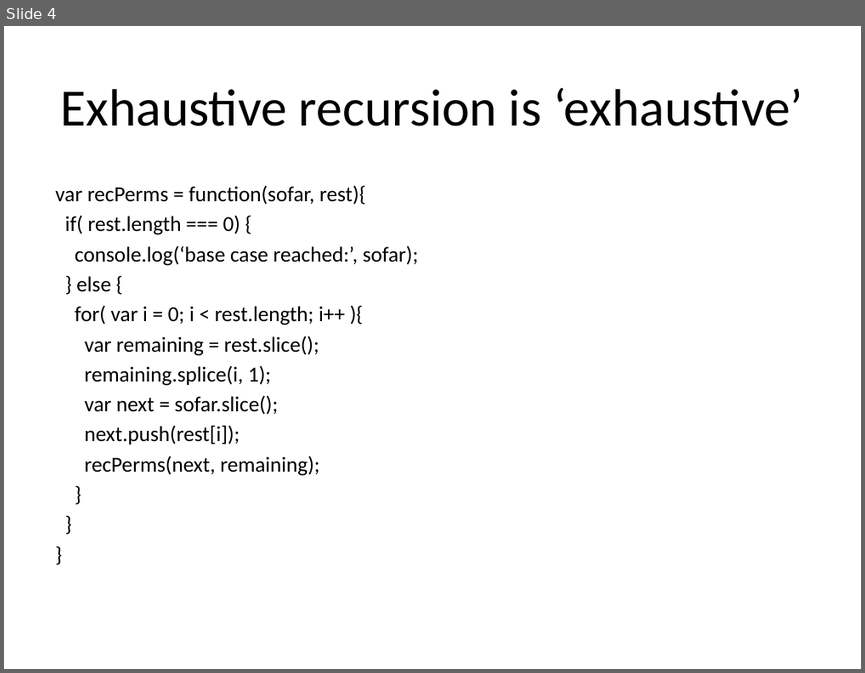
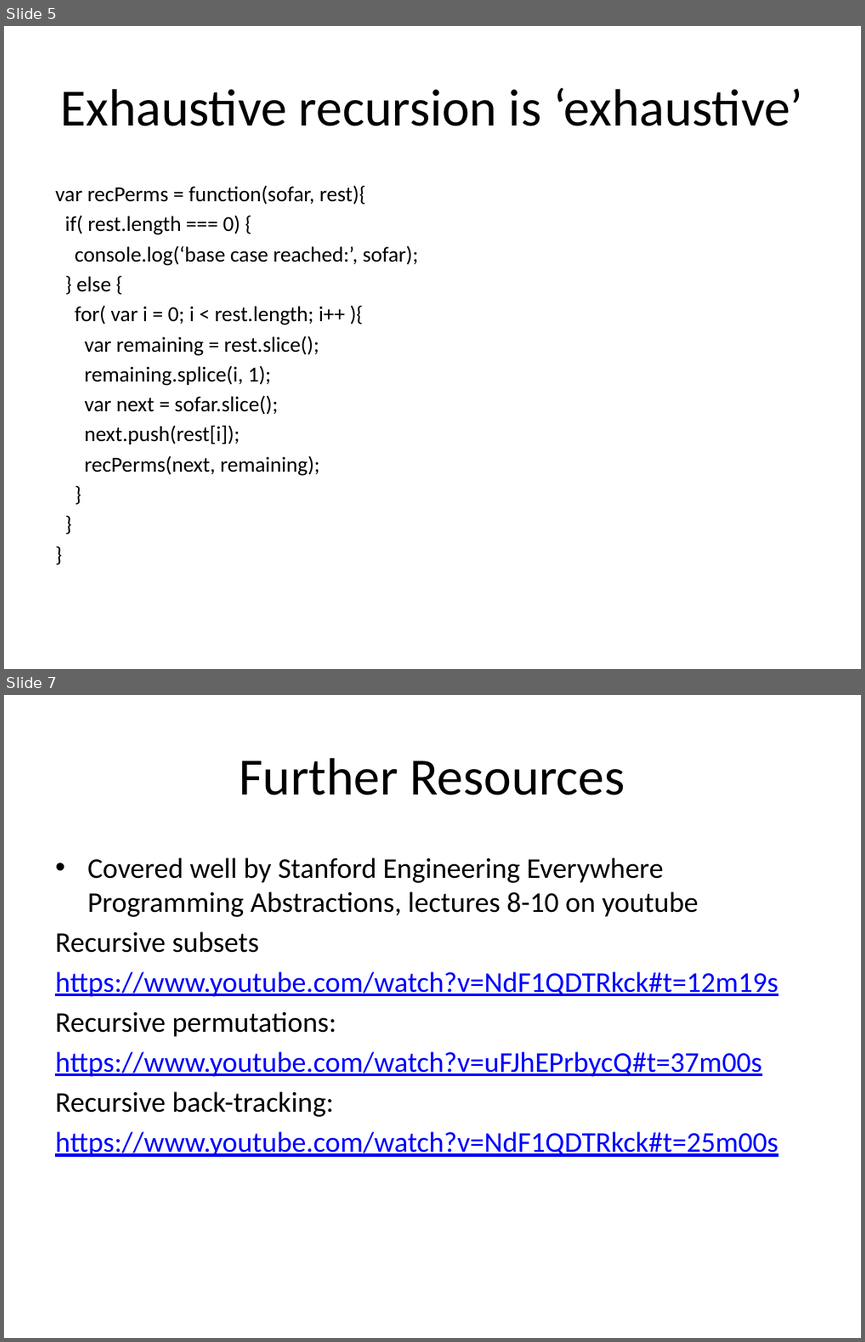
Before and after one commit to azavadil/az_recursion, a slide deck: recursivePatterns.pptx. Shown one above the other, each under a label of ours: slide 4 before the commit, slides 5 and 7 after it; the slides between them are not shown. The pictures are 865x673 and 865x1342 pixels, drawn with LibreOffice and Linux fonts; fonts in the diff are those of the drawing. Boxes give left, top, right and bottom in pixels: in the first picture for what was removed or moved away, otherwise in the second. Text is boxed around its words. In the diff, an @@ line names an element or a change of style, - is before the commit and + after.

```diff
--- a/recursivePatterns.pptx
+++ b/recursivePatterns.pptx
@@ slide 7 added at bbox=[4, 695, 861, 1338], background #C0C0C0 @@
@@ title added at bbox=[239, 758, 624, 795], 44 pt, text #000000 @@
+Further Resources
@@ text added at bbox=[55, 857, 778, 1157], 24 pt, text #0000FF, underline @@
+• Covered well by Stanford Engineering Everywhere Programming Abstractions, lectures 8-10 on youtube
+Recursive subsets
+https://www.youtube.com/watch?v=NdF1QDTRkck#t=12m19s
+Recursive permutations:
+https://www.youtube.com/watch?v=uFJhEPrbycQ#t=37m00s
+Recursive back-tracking:
+https://www.youtube.com/watch?v=NdF1QDTRkck#t=25m00s
@@ what was slide 4 is now slide 5 @@
```
Also in this commit, not shown: 2 slides changed, 1 other slide added, 2 other files.
